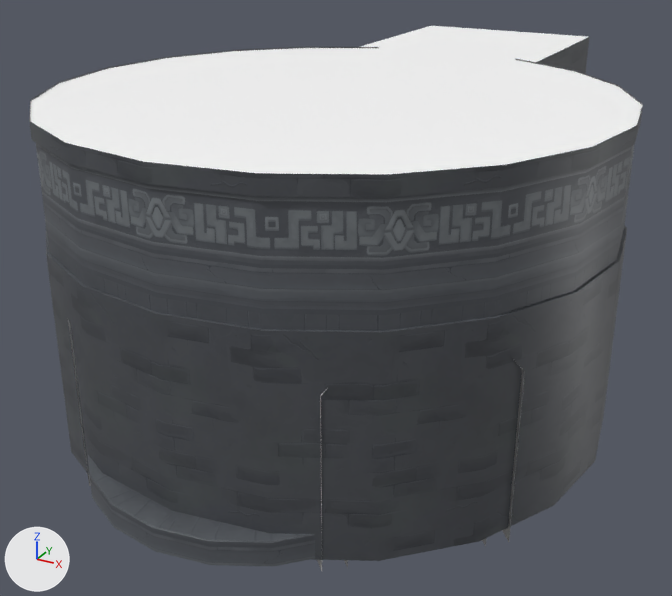
Two versions of the FBX model Assets/Models/Rooms/SM_Talisman_Room_01.fbx, one commit apart.
Rendered twice from a 50 mm lens placed at (9.51, -19.43, 10.88), pointed at (-0.52, -1.18, 1.76). Lighting does not change. The marker at lower left points along +X, +Y and +Z. Where no turn or scale is listed for an object, it has been applied to the vertices.

In view in the first picture: 'SM_TalismanRoom_CentralDais_02', 'SM_TalismanRoom_Roof_01', 'SM_TalismanRoom_Wall_01'.
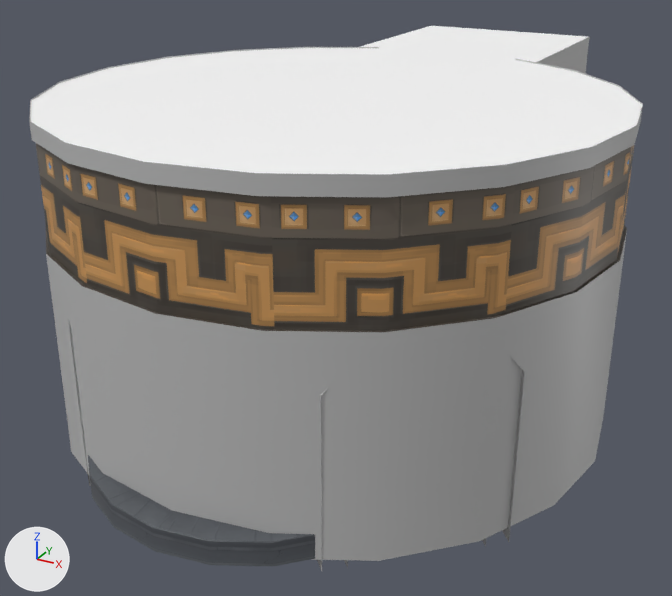
Where the change shows, as pixel boxes (x1, y1, x2, y2) in the pictures (672 x 596 px):
'SM_TalismanRoom_Wall_01', surface changed, recoloured: (29, 37, 643, 561) in both
part 1 of me_mesh_004, recoloured: (29, 37, 643, 561) in both
part 2 of me_mesh_004, surface changed: (36, 143, 634, 332) in both

The change, as a diff of the scene's bpy script:
```diff
--- a/Assets/Models/Rooms/SM_Talisman_Room_01.fbx.py
+++ b/Assets/Models/Rooms/SM_Talisman_Room_01.fbx.py
@@ img_t_tiling_engravingsdeco_basecolour_png @@
+img_t_tiling_engravingsdeco_basecolour_png = load_image('T_Tiling_EngravingsDeco_BaseColour.png', '../../Textures/Envionment/T_Tiling_EngravingsDeco_BaseColour.PNG', 4096, 4096, 'sRGB')
@@ mat_lambert102 @@
 mat_lambert102 = principled_material('lambert102')
-mat_lambert102.texture = img_t_bc_tiling_stonewall_basecolour_png
+mat_lambert102.texture = img_t_tiling_engravingsdeco_basecolour_png
@@ mat_lambert79 @@
+mat_lambert79 = principled_material('lambert79')
+mat_lambert79.base_color = (0.5, 0.5, 0.5)  # grey #bcbcbc
@@ me_mesh_004 @@
 me_mesh_004.from_pydata(...)  # 132 vertices, 99 faces; spans x -6.3..6.3, y -8.5..8.5, z -3.6..3.6
 # used by ob_sm_talismanroom_wall_01; location = (0.0, 0.11, 3.39)
-me_mesh_004.materials.append(mat_lambert101)  # picture img_t_bc_trim_goldwallengravings_basecolour_png
+# me_mesh_004 part 1: all 45 faces that had it switch from mat_lambert102 (picture img_t_bc_tiling_stonewall_basecolour_png) to mat_lambert79 (grey #bcbcbc)
+# me_mesh_004 part 2: texture (UV) coordinates of 54 of 99 faces, centred in x -6.1..6.1, y -8.3..3.2, z 1.0..3.2, changed; they spanned u -3.85..4.92, v 0.14..0.73 and now span u -3.85..4.92, v 0.32..0.91
```
